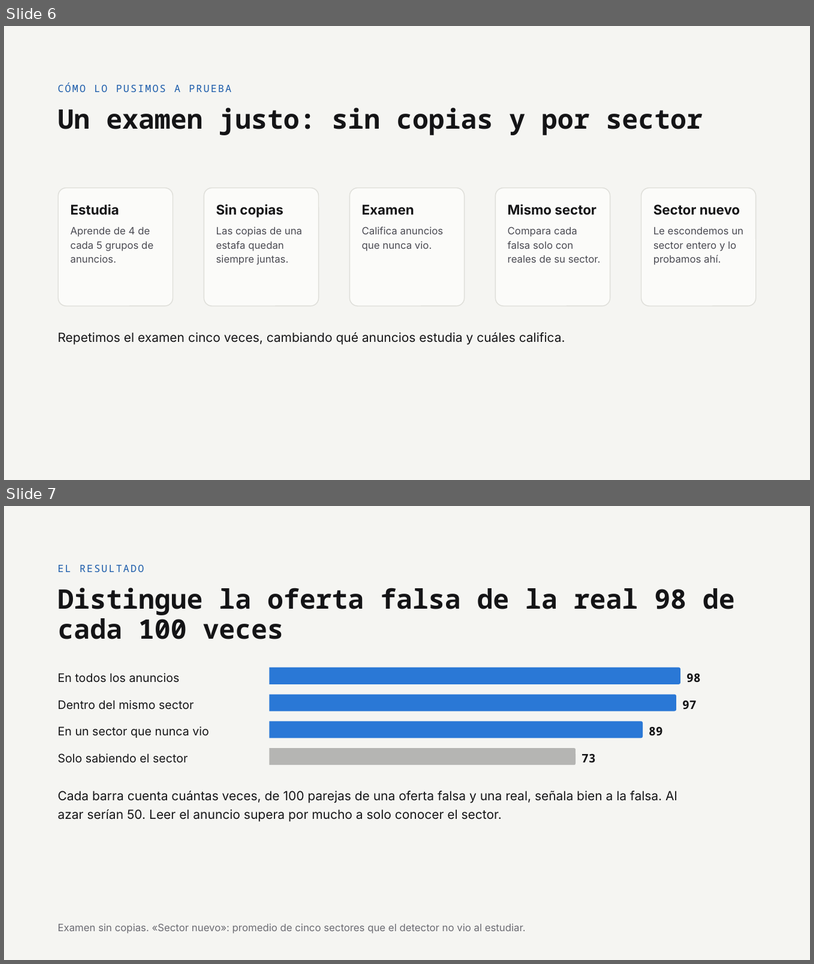
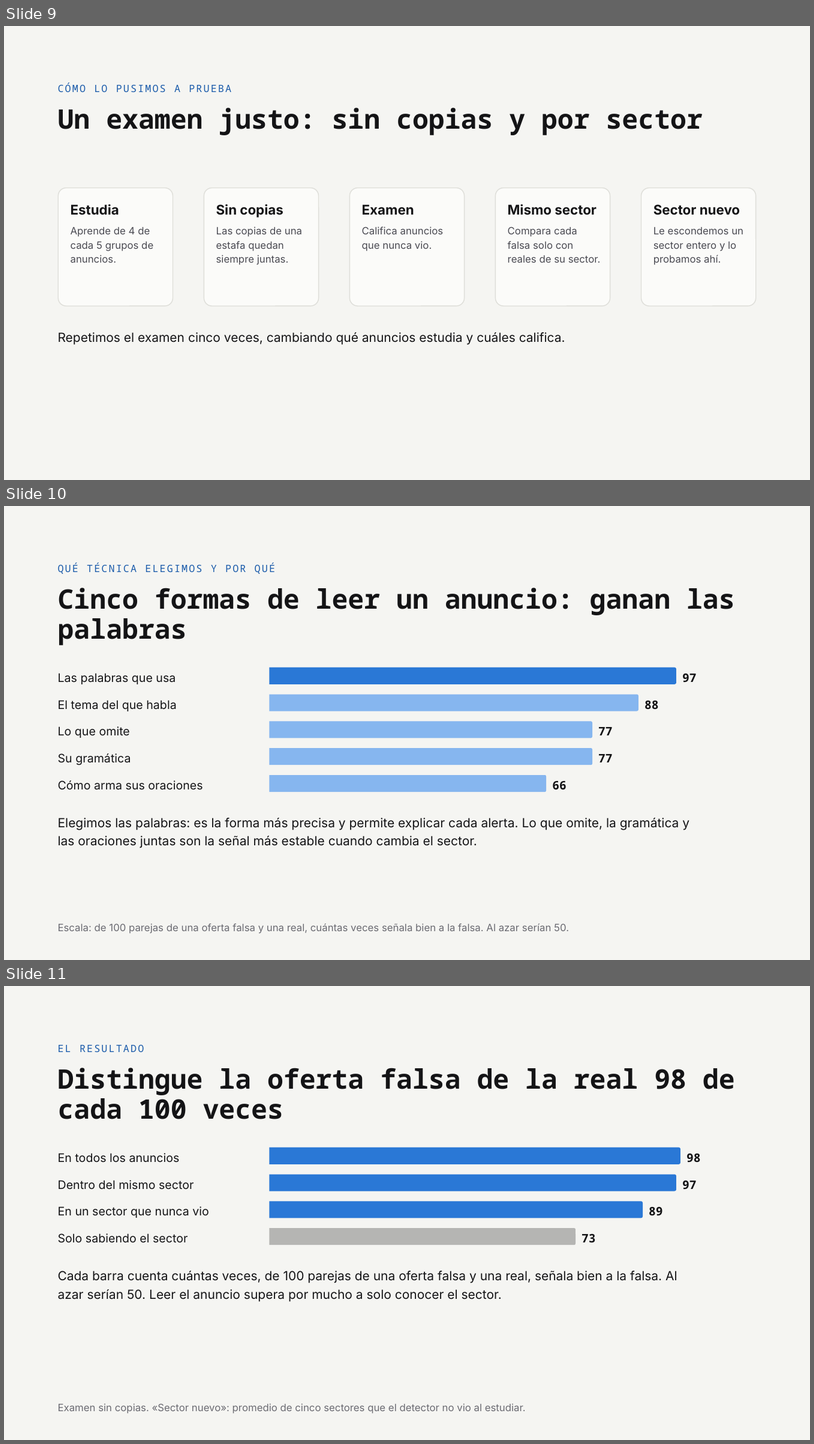
Before and after one commit to leocarpio16/fraudulent-job-postings-nlp, a slide deck: docs/presentacion.pptx. Shown one above the other, each under a label of ours: slides 6 and 7 before the commit, slides 9, 10 and 11 after it. The pictures are 814x964 and 814x1444 pixels, drawn with LibreOffice and Linux fonts; fonts in the diff are those of the drawing; background and template pictures are left out. Boxes give left, top, right and bottom in pixels: in the first picture for what was removed or moved away, otherwise in the second. Text is boxed around its words. In the diff, an @@ line names an element or a change of style, - is before the commit and + after.

```diff
--- a/docs/presentacion.pptx
+++ b/docs/presentacion.pptx
@@ slide 10 added at [4,506,810,960], background #F5F5F2 @@
@@ text added at [58,563,275,574], 12 pt, text #1C5CAB @@
+QUÉ TÉCNICA ELEGIMOS Y POR QUÉ
@@ title added at [58,588,735,645], 32 pt, text #141416, bold @@
+Cinco formas de leer un anuncio: ganan las palabras
@@ freeform shape added at [270,667,677,684], fill #2A78D6 @@
@@ text added at [58,673,176,684], 14 pt, text #141416 @@
+Las palabras que usa
@@ text added at [683,673,697,682], 14 pt, text #141416, bold @@
+97
@@ text added at [58,700,176,711], 14 pt, text #141416 @@
+El tema del que habla
@@ freeform shape added at [270,694,639,711], fill #86B6EF @@
@@ text added at [645,700,659,709], 14 pt, text #141416, bold @@
+88
@@ freeform shape added at [270,721,593,738], fill #86B6EF @@
@@ text added at [58,726,130,738], 14 pt, text #141416 @@
+Lo que omite
@@ text added at [599,727,613,735], 14 pt, text #141416, bold @@
+77
@@ text added at [58,753,131,765], 14 pt, text #141416 @@
+Su gramática
@@ freeform shape added at [270,748,593,765], fill #86B6EF @@
@@ text added at [599,754,613,762], 14 pt, text #141416, bold @@
+77
@@ freeform shape added at [270,775,546,792], fill #86B6EF @@
@@ text added at [58,780,203,790], 14 pt, text #141416 @@
+Cómo arma sus oraciones
@@ text added at [552,781,567,790], 14 pt, text #141416, bold @@
+66
@@ text added at [58,817,690,848], 15 pt, text #141416 @@
+Elegimos las palabras: es la forma más precisa y permite explicar cada alerta. Lo que omite, la gramática y las oraciones juntas son la señal más estable cuando cambia el sector.
@@ text added at [58,923,569,933], 12 pt, text #6B6B72 @@
+Escala: de 100 parejas de una oferta falsa y una real, cuántas veces señala bien a la falsa. Al azar serían 50.
@@ what was slide 6 is now slide 9 @@
@@ what was slide 7 is now slide 11 @@
```
Also in this commit, not shown: 2 slides changed, 4 other slides added, 1 other file.
